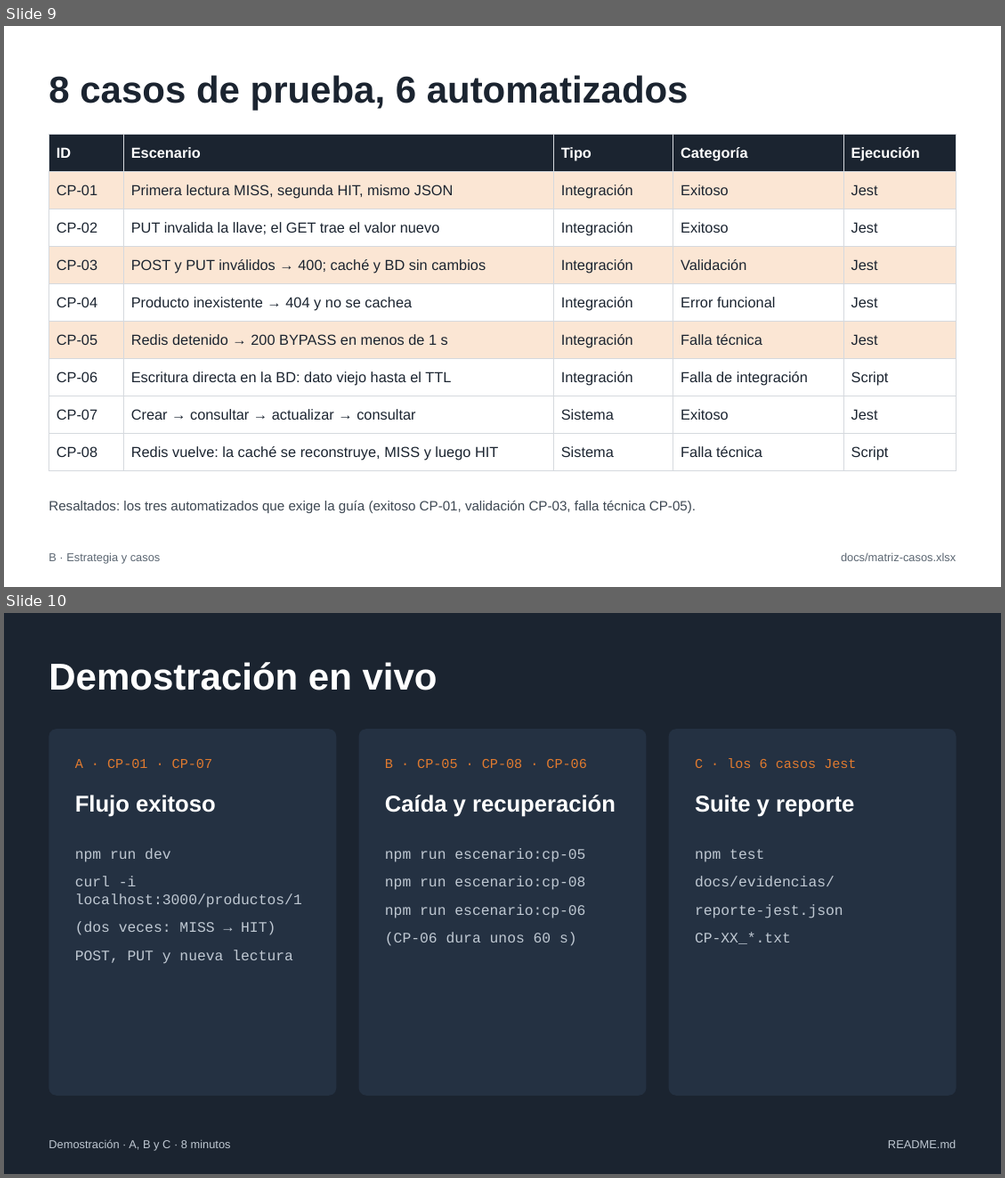
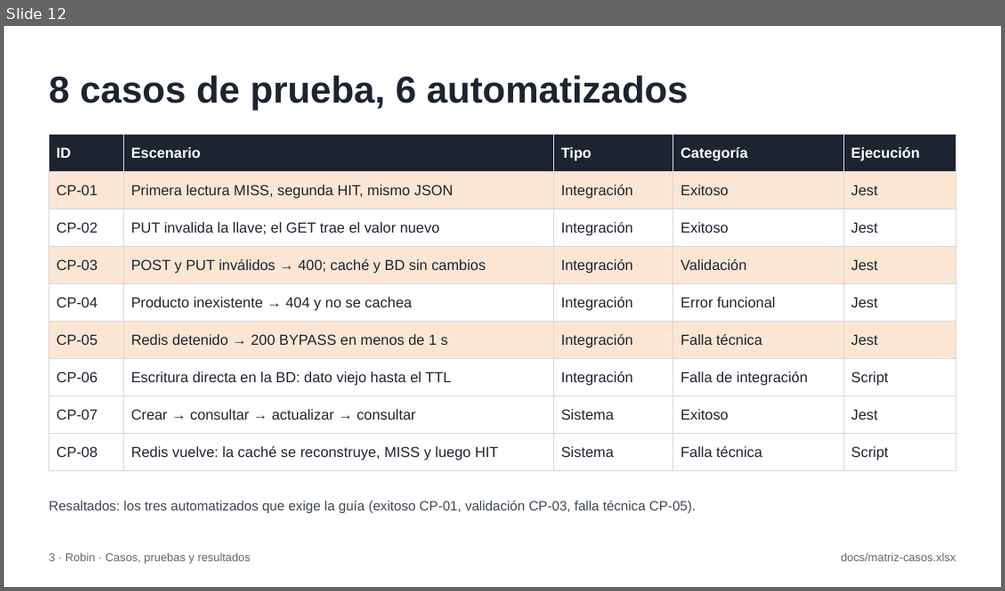
Before and after one commit to SebastianVillaC/lab-cache, a slide deck: docs/presentacion/presentacion-cache.pptx. Shown one above the other, each under a label of ours: slides 9 and 10 before the commit, slide 12 after it. The pictures are 1005x1178 and 1005x591 pixels, drawn with LibreOffice and Linux fonts; fonts in the diff are those of the drawing. Boxes give left, top, right and bottom in pixels: in the first picture for what was removed or moved away, otherwise in the second. Text is boxed around its words. In the diff, an @@ line names an element or a change of style, - is before the commit and + after.

```diff
--- a/docs/presentacion/presentacion-cache.pptx
+++ b/docs/presentacion/presentacion-cache.pptx
@@ slide 10 removed at box(4, 613, 1001, 1174), background #1B2430 @@
@@ title removed at box(48, 662, 437, 690) @@
-Demostración en vivo
@@ rounded rectangle removed at box(48, 729, 336, 1095) @@
@@ rounded rectangle removed at box(358, 729, 646, 1095) @@
@@ rounded rectangle removed at box(669, 729, 956, 1095) @@
@@ text removed at box(75, 759, 212, 768) @@
-A · CP-01 · CP-07
@@ text removed at box(385, 759, 586, 768) @@
-B · CP-05 · CP-08 · CP-06
@@ text removed at box(695, 758, 856, 768) @@
-C · los 6 casos Jest
@@ text removed at box(75, 795, 216, 817) @@
-Flujo exitoso
@@ text removed at box(385, 795, 615, 817) @@
-Caída y recuperación
@@ text removed at box(695, 795, 854, 817) @@
-Suite y reporte
@@ text removed at box(75, 848, 302, 964) @@
-npm run dev
-curl -i localhost:3000/productos/1
-(dos veces: MISS → HIT)
-POST, PUT y nueva lectura
@@ text removed at box(385, 848, 585, 946) @@
-npm run escenario:cp-05
-npm run escenario:cp-08
-npm run escenario:cp-06
-(CP-06 dura unos 60 s)
@@ text removed at box(695, 849, 843, 944) @@
-npm test
-docs/evidencias/
-reporte-jest.json
-CP-XX_*.txt
@@ text removed at box(48, 1139, 231, 1151) @@
-Demostración · A, B y C · 8 minutos
@@ text removed at box(888, 1139, 955, 1148) @@
-README.md
@@ what was slide 9 is now slide 12 @@
@@ slide 12 changed as well @@
@@ text at box(48, 552, 251, 564): text changed @@
-B · Estrategia y casos
+3 · Robin · Casos, pruebas y resultados
```
Also in this commit, not shown: 13 other slides changed, 3 slides added.
